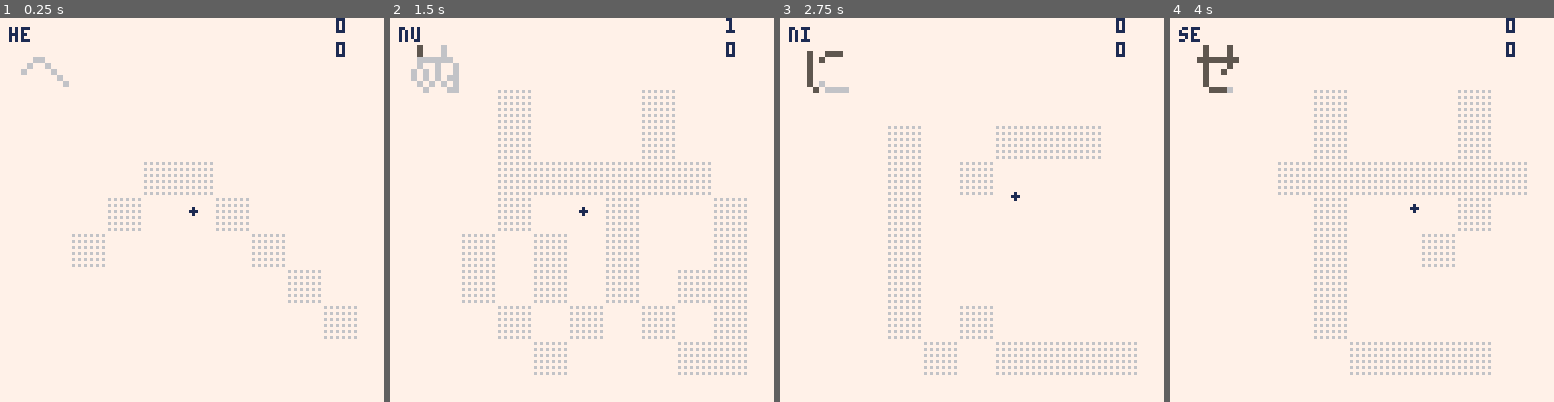
Above: before the commit, frames 1-4 (left to right).
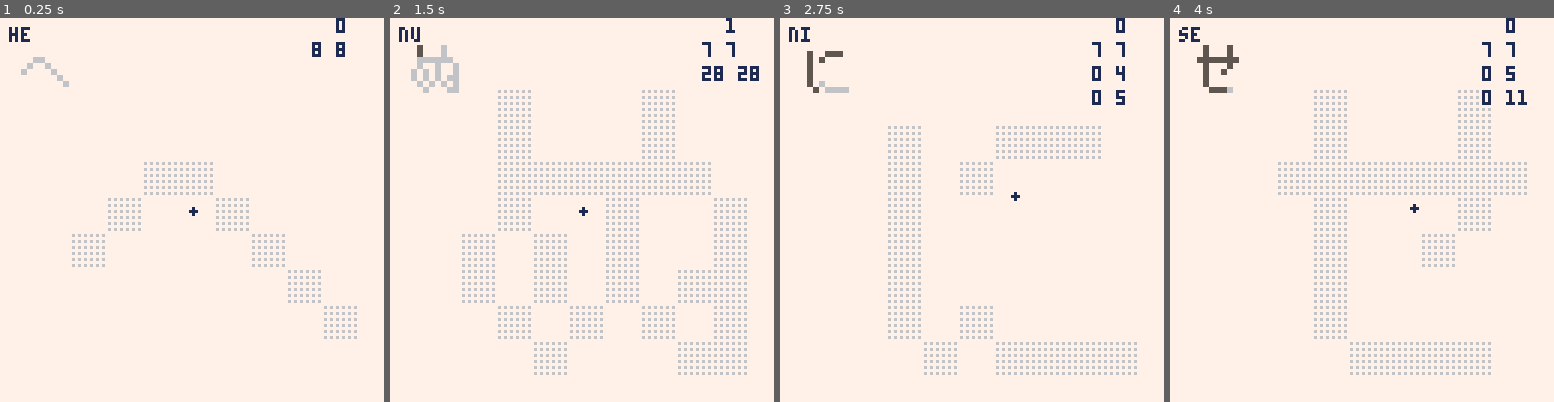
Above: after the commit, the same moments.

Repository: SestrenExsis/KanaPractice
Game: PICO-8 cartridge kana_practice.p8
Same seed, same stepped clock (60 frames per second), same inputs: the game is played once before the commit and once after it.
Inputs (mouse positions are in pixels of both pictures, inside the frame that each line leads up to):
- Up to frame 1 (0.25 s): no input
- Up to frame 2 (1.5 s): tap X (X key) at 0.33, 1.07 s; click (670, 121) at 0.67 s; tap O (Z key) at 0.7 s; click (436, 267) at 1.22 s
- Up to frame 3 (2.75 s): hold Right 1.6-2.1 s; tap O (Z key) at 1.7, 2.1, 2.5 s; click (887, 114) at 1.77 s; tap X (X key) at 1.85 s; hold Up 2.15-2.42 s; click (952, 259) at 2.32 s; hold Right from 2.47 s (still down)
- Up to frame 4 (4 s): click (1404, 106) at 2.87 s; tap O (Z key) at 2.9, 3.3, 3.7 s; tap X (X key) at 2.97 s; release Right at 3.03 s; hold Left 3.08-3.58 s; click (1465, 256) at 3.42 s; hold Down 3.63-3.97 s; click (1231, 102) at 3.97 s

The runs differ from the first frame. In frame 1, less than 0.1% of the frame differs, in the area x 81-90%, y 6-11%; in frame 2, 0.4%; in frame 3, 0.3%; in frame 4, 0.4%, in the area x 81-93%, y 6-23%.

Commit message:
Evaluate strokes individually

Diff:
--- a/kana_practice.p8
+++ b/kana_practice.p8
@@ -270,8 +270,12 @@
 	print(#_inks-1,112,0,1)
 	local test=testinks(24,24,12)
 	drawkana(test,64,23,9,2,3)
-	local acc=evalinks(test,p)
-	print(acc,112,8,1)
+	local evals=evaluateall(test,p)
+	for i=1,#evals do
+		local ev=evals[i]
+		local msg=ev[1].." "..ev[2]
+		print(msg,104,8*i,1)
+	end
 end
 -->8
 -- helper functions
@@ -467,31 +471,65 @@
 	return res
 end
 
-function evalinks(src,trg)
+function evaluate(src,trg)
 	local tot=0
 	local pts={}
 	for i=1,#trg do
-		for j=1,#trg[i] do
-			local pt=trg[i][j]
-			local index=8*pt.y+pt.x
-			pts[index]=1
-			tot+=1
-		end
+		local pt=trg[i]
+		local index=8*pt.y+pt.x
+		pts[index]=1
+		tot+=1
 	end
 	local err=tot
 	for i=1,#src do
-		for j=1,#src[i] do
-			local pt=src[i][j]
-			local index=8*pt.y+pt.x
-			if pts[index]==nil then
-				err+=1
-			elseif pts[index]==1 then
-				err-=1
-				pts[index]=0
-			end
-		end
-	end
-	local res=max(0,(tot-err))/tot
+		local pt=src[i]
+		local index=8*pt.y+pt.x
+		if pts[index]==nil then
+			err+=1
+		elseif pts[index]==1 then
+			err-=1
+			pts[index]=0
+		end
+	end
+	local res=err
+	return res
+end
+
+function evaluateall(src,trg)
+	local evals={}
+	local minst=min(#src,#trg)
+	local maxst=max(#src,#trg)
+	if 1<=minst then
+		for i=1,minst do
+			local tot=max(#src[i],#trg[i])
+			local err=evaluate(src[i],trg[i])
+			local eval={tot,err}
+			add(evals,eval)
+		end
+	end
+	if minst+1<=maxst then
+		for i=minst+1,maxst do
+			local tot=0
+			local err=0
+			if #src>=i then
+				tot=#src[i]
+				err=#src[i]
+			end
+			if #trg>=i then
+				tot=min(tot,#trg[i])
+				err=max(err,#trg[i])
+			end
+			local eval={tot,err}
+			add(evals,eval)
+		end
+	end
+	local tot=0
+	local err=0
+	for i=1,#evals do
+		tot+=evals[i][1]
+		err+=evals[i][2]
+	end
+	local res=evals
 	return res
 end
 
